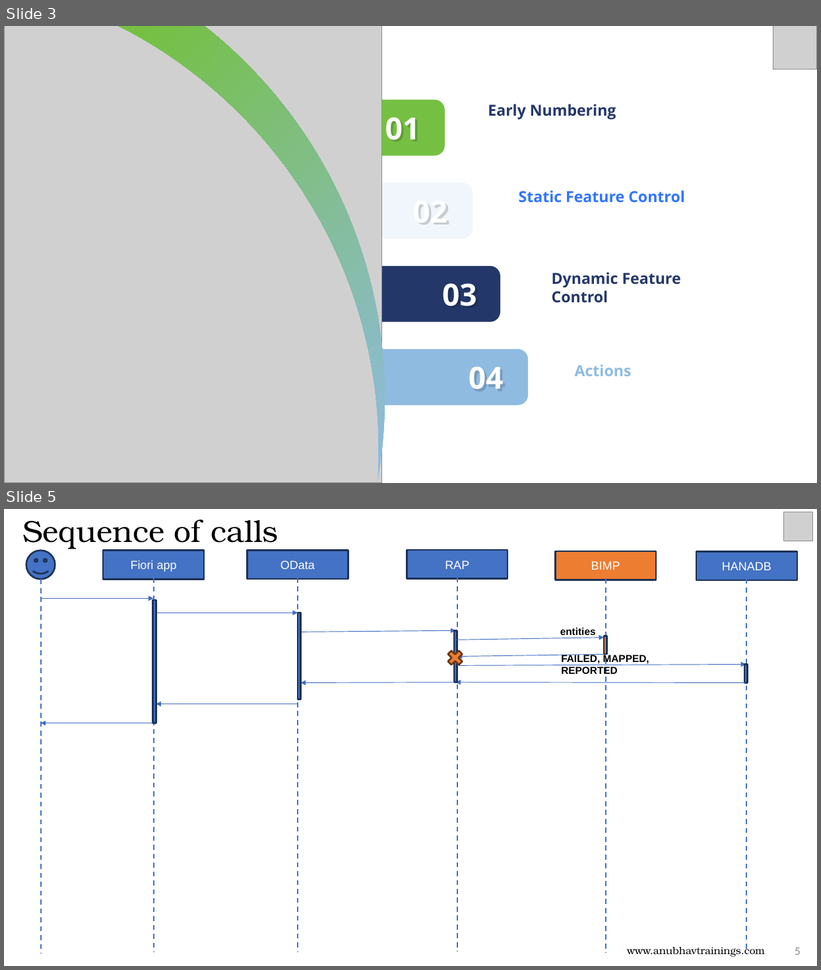
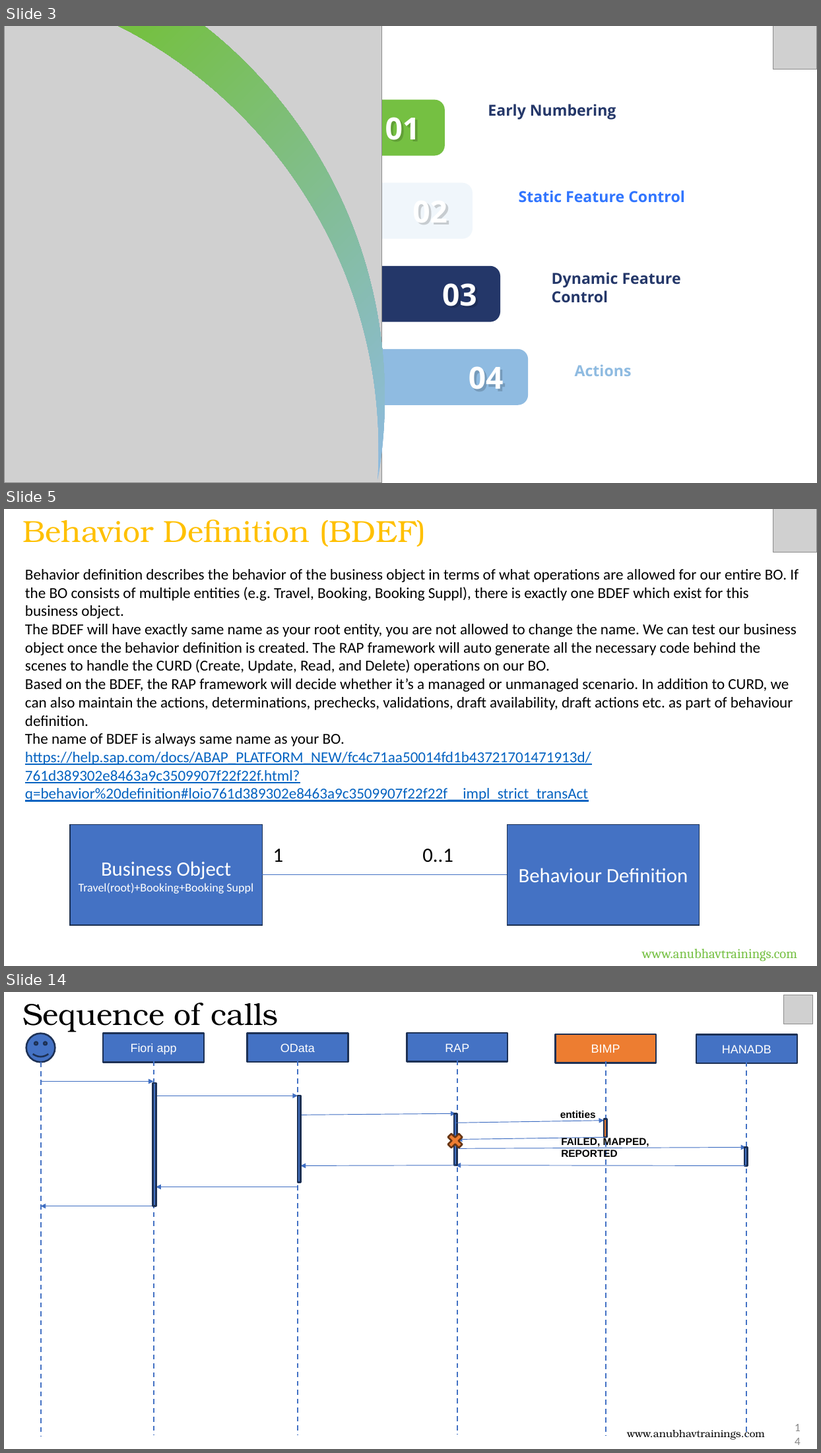
Before and after one commit to soyuztechnologies/RAP_Training_Applied_Materials, a slide deck: Day 8/DAY-8.pptx. Shown one above the other, each under a label of ours: slides 3 and 5 before the commit, slides 3, 5 and 14 after it; the slides between them are not shown. The pictures are 821x970 and 821x1453 pixels, drawn with LibreOffice and Linux fonts; fonts in the diff are those of the drawing; grey boxes stand for pictures. Boxes give left, top, right and bottom in pixels: in the first picture for what was removed or moved away, otherwise in the second. Text is boxed around its words. In the diff, an @@ line names an element or a change of style, - is before the commit and + after.

Commit message:
Auto bot updater RAP Course

```diff
--- a/Day 8/DAY-8.pptx
+++ b/Day 8/DAY-8.pptx
@@ slide 5 added at [4,509,817,966], background #FFFFFF @@
@@ text added at [23,520,426,547], 36 pt, text #FFC000 @@
+Behavior Definition (BDEF)
@@ picture added at [773,509,817,553] @@
@@ text added at [25,569,799,802], 18 pt, text #000000 @@
+Behavior definition describes the behavior of the business object in terms of what operations are allowed for our entire BO. If the BO consists of multiple entities (e.g. Travel, Booking, Booking Suppl), there is exactly one BDEF which exist for this business object.
+The BDEF will have exactly same name as your root entity, you are not allowed to change the name. We can test our business object once the behavior definition is created. The RAP framework will auto generate all the necessary code behind the scenes to handle the CURD (Create, Update, Read, and Delete) operations on our BO.
+Based on the BDEF, the RAP framework will decide whether it’s a managed or unmanaged scenario. In addition to CURD, we can also maintain the actions, determinations, prechecks, validations, draft availability, draft actions etc. as part of behaviour definition.
+The name of BDEF is always same name as your BO.
+https://help.sap.com/docs/ABAP_PLATFORM_NEW/fc4c71aa50014fd1b43721701471913d/761d389302e8463a9c3509907f22f22f.html?q=behavior%20definition#loio761d389302e8463a9c3509907f22f22f__impl_strict_transAct
@@ rectangle added at [70,825,262,925], fill #4472C4, outline #1C3052 1 pt, 14 pt, text #FFFFFF @@
+Business Object
+Travel(root)+Booking+Booking Suppl
@@ rectangle added at [507,825,700,925], fill #4472C4, outline #1C3052 1 pt, 24 pt, text #FFFFFF @@
+Behaviour Definition
@@ text added at [273,849,453,863], 24 pt, text #000000 @@
+1 0..1
@@ line added from (262, 875) to (507, 875), #4472C4 0.75 pt @@
@@ text added at [642,949,797,962], 16 pt, text #75C042 @@
+www.anubhavtrainings.com
@@ what was slide 5 is now slide 14 @@
@@ page number at [795,1431,801,1438]: text changed @@
-5
+14
```
Also in this commit, not shown: 1 slide changed, 9 other slides added, 10 other files.
